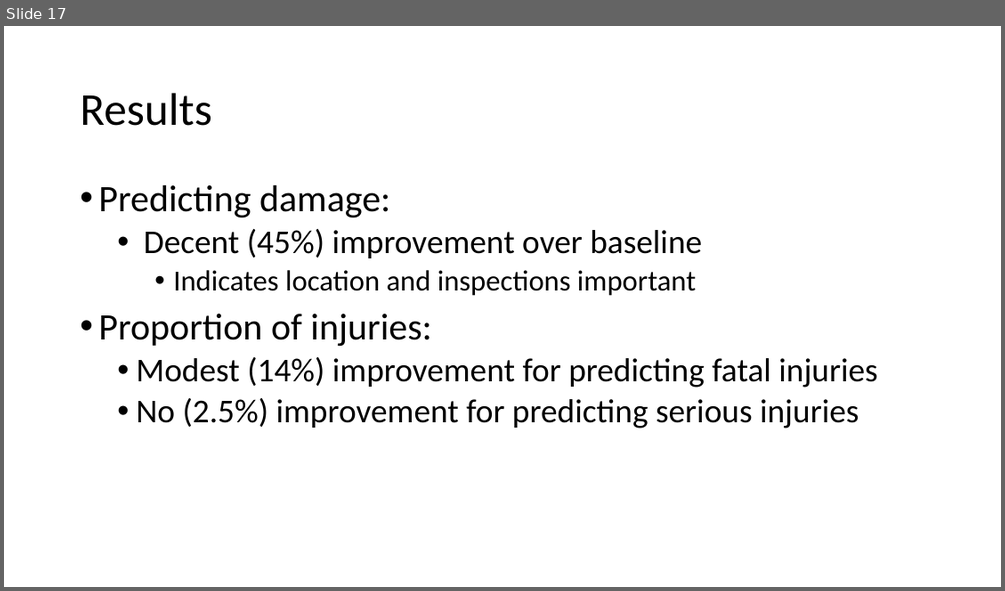
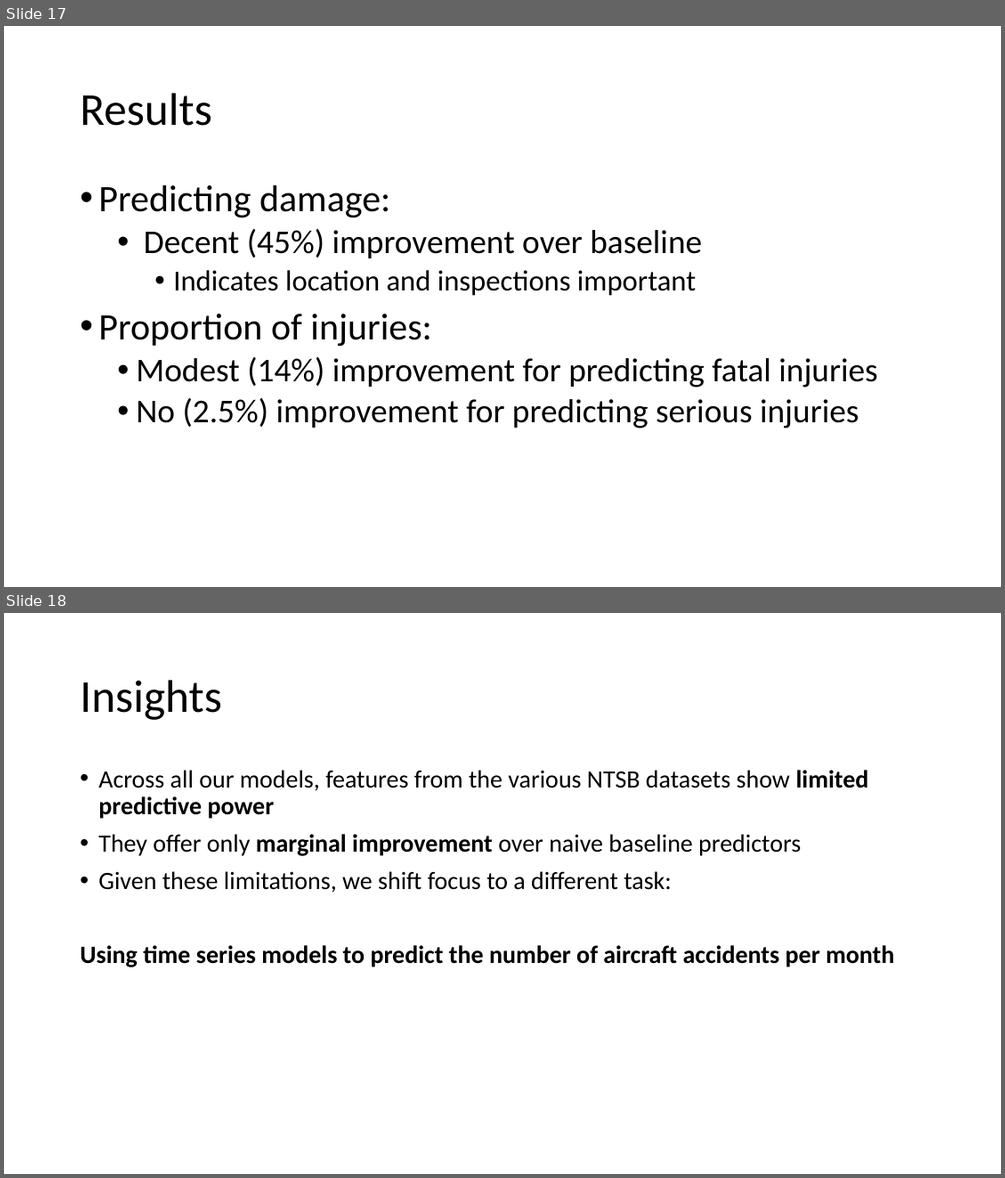
Before and after one commit to TheErdosInstitute-Summer2025-Project/aviation-project, a slide deck: deliverables/presentationcopy.pptx. Shown one above the other, each under a label of ours: slide 17 before the commit, slides 17 and 18 after it. The pictures are 1005x591 and 1005x1178 pixels, drawn with LibreOffice and Linux fonts; fonts in the diff are those of the drawing. Boxes give left, top, right and bottom in pixels: in the first picture for what was removed or moved away, otherwise in the second. Text is boxed around its words. In the diff, an @@ line names an element or a change of style, - is before the commit and + after.

```diff
--- a/deliverables/presentationcopy.pptx
+++ b/deliverables/presentationcopy.pptx
@@ slide 18 added at (4,613,1001,1174), background #FFFFFF @@
@@ title added at (80,680,222,720), 44 pt, text #000000 @@
+Insights
@@ text added at (80,770,894,967), 24 pt, text #000000 @@
+• Across all our models, features from the various NTSB datasets show limited predictive power
+• They offer only marginal improvement over naive baseline predictors
+• Given these limitations, we shift focus to a different task:
+Using time series models to predict the number of aircraft accidents per month
```
Also in this commit, not shown: 3 other slides added, 1 slide removed.
